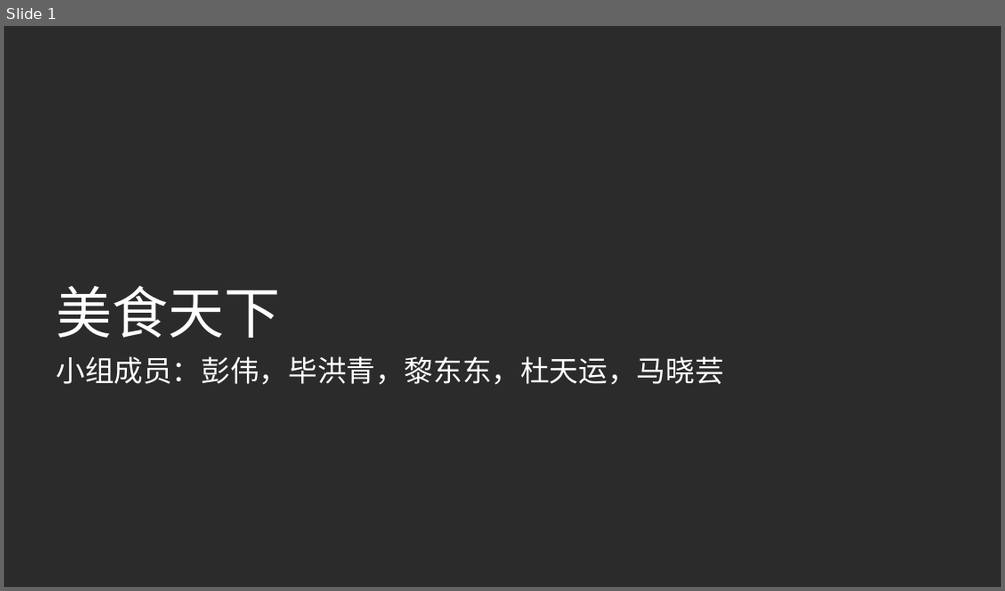
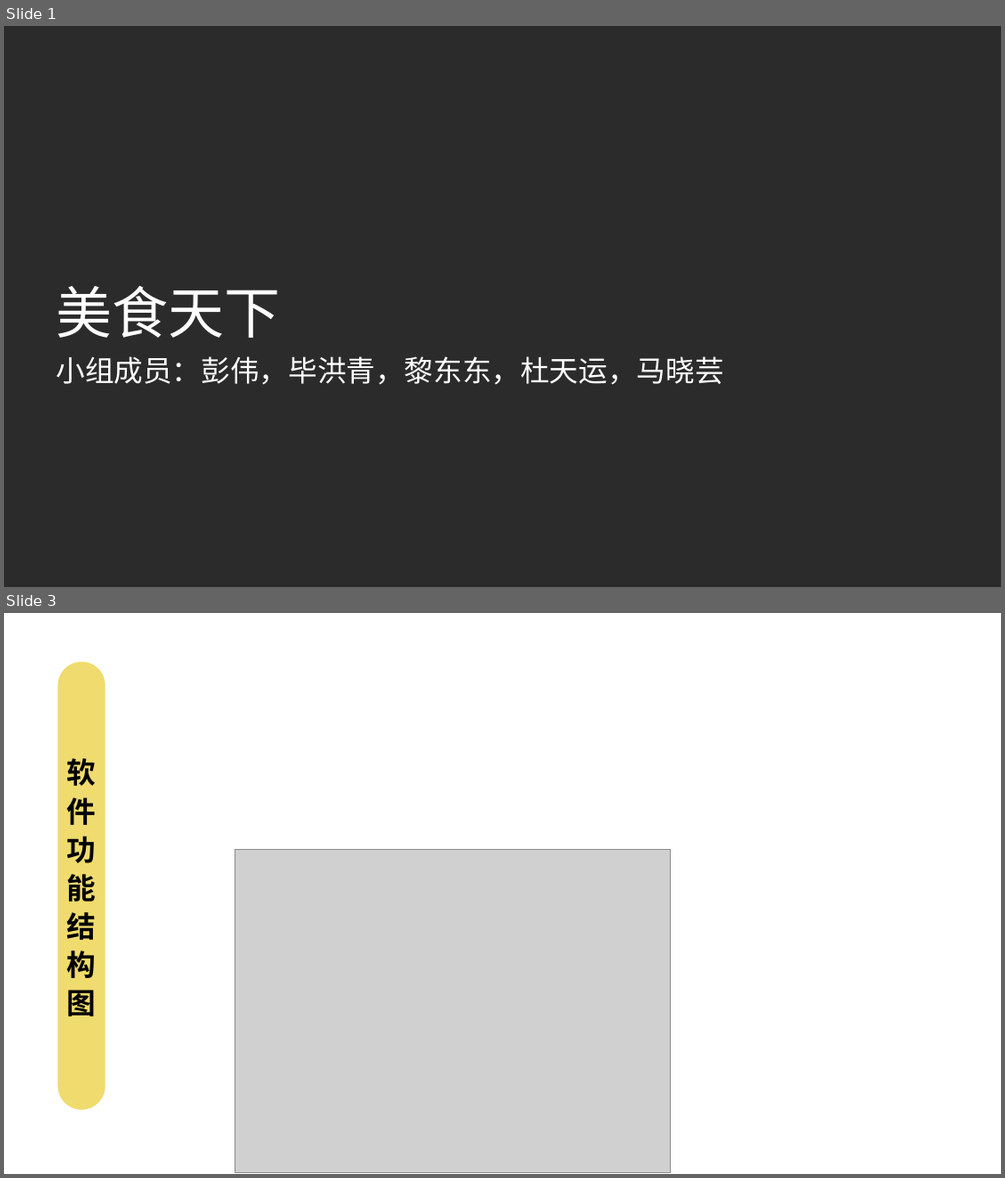
Before and after one commit to pwalan/Food_of_World, a slide deck: 小学期/面向领域实践2成果汇报.ppt. Shown one above the other, each under a label of ours: slide 1 before the commit, slides 1 and 3 after it; the slides between them are not shown. The pictures are 1005x591 and 1005x1178 pixels, drawn with LibreOffice and Linux fonts; fonts in the diff are those of the drawing; grey boxes stand for pictures; background and template pictures are left out; a plain dark background stands for a picture behind light text. Boxes give left, top, right and bottom in pixels: in the first picture for what was removed or moved away, otherwise in the second. Text is boxed around its words. In the diff, an @@ line names an element or a change of style, - is before the commit and + after.

```diff
--- a/小学期/面向领域实践2成果汇报.ppt
+++ b/小学期/面向领域实践2成果汇报.ppt
@@ slide 3 added at box(4, 613, 1001, 1174), background picture (left out) @@
@@ freeform shape added at box(57, 662, 105, 1109), fill #F0DB6E, 28 pt, text #000000, bold @@
+软件功能结构图
@@ picture added at box(235, 849, 670, 1172) @@
```
Also in this commit, not shown: 2 slides changed, 12 other slides added, 5 slides removed, 4 other files.
